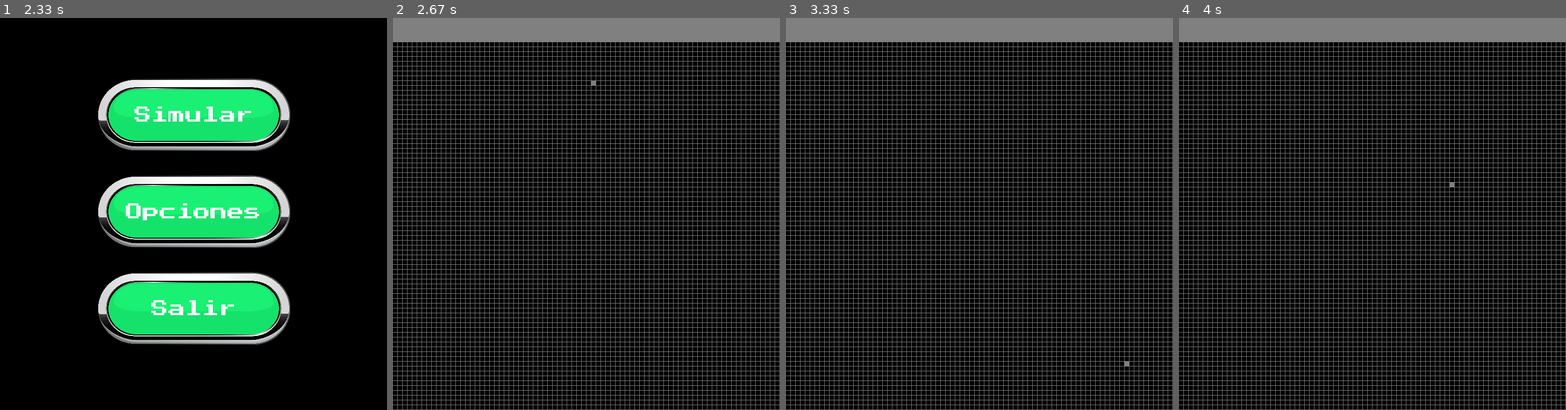
Above: before the commit, frames 1-4 (left to right).
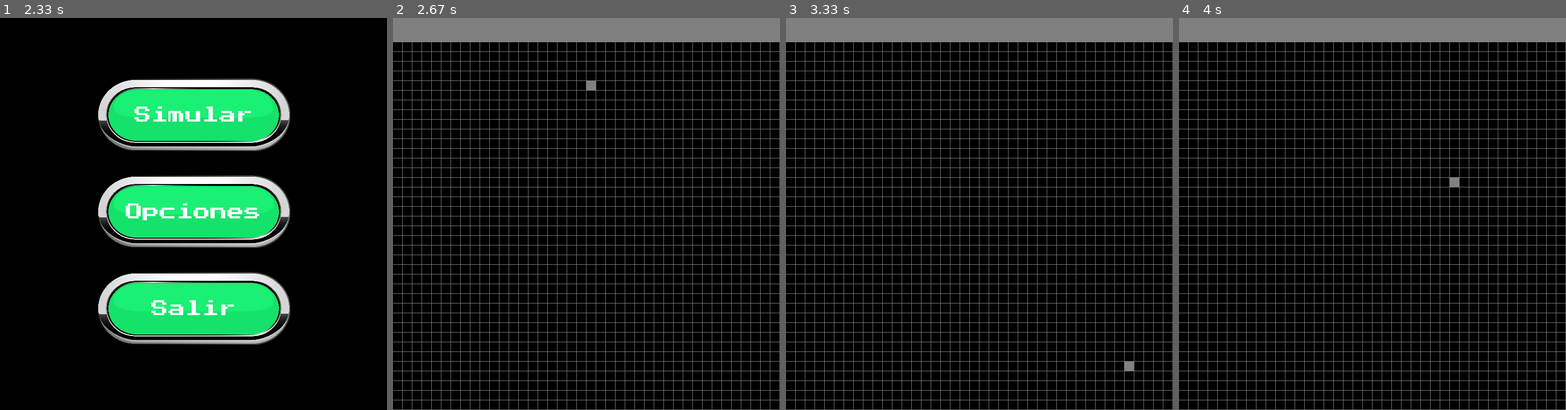
Above: after the commit, the same moments.

Repository: leodomingue/Conway-s-Game-of-Life-Pygame
Game: pygame game, started from app.py
The game is run twice, just before and just after one commit, with the same random seed, the same clock (stepped at 60 frames per second) and the same inputs.
Inputs (mouse positions are in pixels of both pictures, inside the frame that each line leads up to):
- Up to frame 1 (2.33 s): no input
- Up to frame 2 (2.67 s): click (594, 80) at 2.38 s
- Up to frame 3 (3.33 s): tap Space at 2.67 s; move the mouse to (1126, 362) at 3.03 s
- Up to frame 4 (4 s): move the mouse to (1449, 182) at 3.53 s

Frame 1 is identical in both runs. In frame 2, 8.7% of the frame differs, in the area x 0-100%, y 6-100%; in frame 3, 8.7%; in frame 4, 8.7%.

Commit message:
Movement Upgraded

Diff:
--- a/app.py
+++ b/app.py
@@ -55,7 +55,7 @@
         self.FPS = 60
 
         # Grid cell size
-        self.cell_size = 10
+        self.cell_size = 20
 
         # Create an instance of the Grid class
         self.grid = Engine(self.WINDOW_WIDTH, self.WINDOW_HEIGHT - self.INTERFACE_HEIGHT,self.cell_size, self.INTERFACE_HEIGHT)
@@ -120,6 +120,9 @@
                             self.FPS = 10
                     if event.key == pygame.K_ESCAPE:
                         self.grid.clear()
+                        if self.grid.is_running() == False:
+                            self.grid.start()
+                            self.grid.stop()
 
                 if event.type == pygame.MOUSEBUTTONDOWN:
                     adjusted_mouse_pos = (MOUSE_POS[0], MOUSE_POS[1] - self.INTERFACE_HEIGHT)
--- a/life_engine.py
+++ b/life_engine.py
@@ -23,16 +23,22 @@
         else:
             return True
 
-    def count_live_cells_neighbors(self, row_pos, col_pos):
-        total_neighbors = 0
+    def count_live_cells_neighbors(self, row, col):
+        live_neighbors = 0
 
-        possible_neighbors = [(0,1),(0,-1),(1,0),(-1,0),(1,1),(-1,-1),(1,-1),(-1,1)]
+        for i in range(-1, 2):
+            for j in range(-1, 2):
+                if i == 0 and j == 0:
+                    continue
 
-        for neighbor in possible_neighbors:
-            neighbor_pos = (row_pos + neighbor[0], col_pos + neighbor[1])
-            if (self.valid_position(neighbor_pos) and self.cells_grid[neighbor_pos[0]][neighbor_pos[1]] ==1):
-                total_neighbors += 1
-        return total_neighbors
+
+                neighbor_row = (row + i) % self.rows
+                neighbor_col = (col + j) % self.cols
+
+
+                live_neighbors += self.cells_grid[neighbor_row][neighbor_col]
+
+        return live_neighbors
 
     def update(self):
         if self.is_running():
